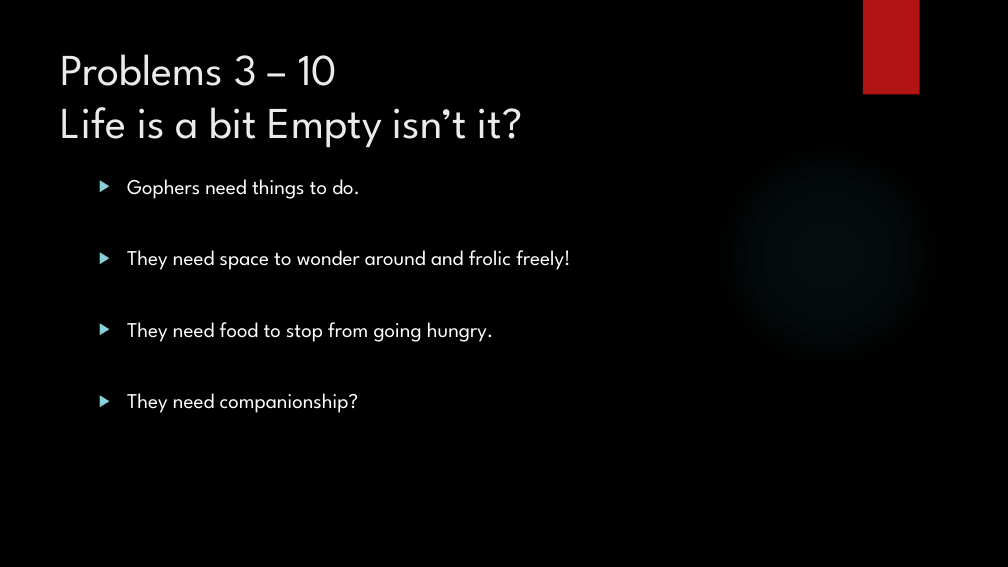
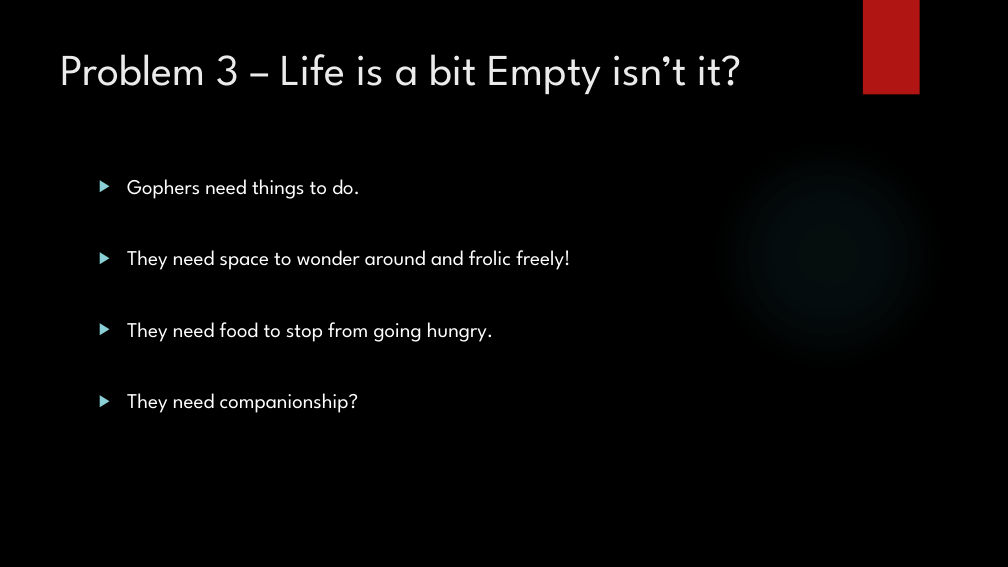
Before and after one commit to jaminologist/GopherLife, a slide deck: slide 16 of GopherLife.pptx. Drawn at 1008x567 pixels with LibreOffice and Linux fonts; fonts in the diff are those of the drawing; background and template pictures are left out. Boxes give left, top, right and bottom in pixels: in the first picture for what was removed or moved away, otherwise in the second. Text is boxed around its words. In the diff, an @@ line names an element or a change of style, - is before the commit and + after.

```diff
--- a/GopherLife.pptx
+++ b/GopherLife.pptx
@@ title at [61, 54, 742, 94]: text changed @@
-Problems 3 – 10
-Life is a bit Empty isn’t it?
+Problem 3 – Life is a bit Empty isn’t it?
```
Also in this commit, not shown: 14 other slides changed, 17 slides added, 15 slides removed, 8 other files.
